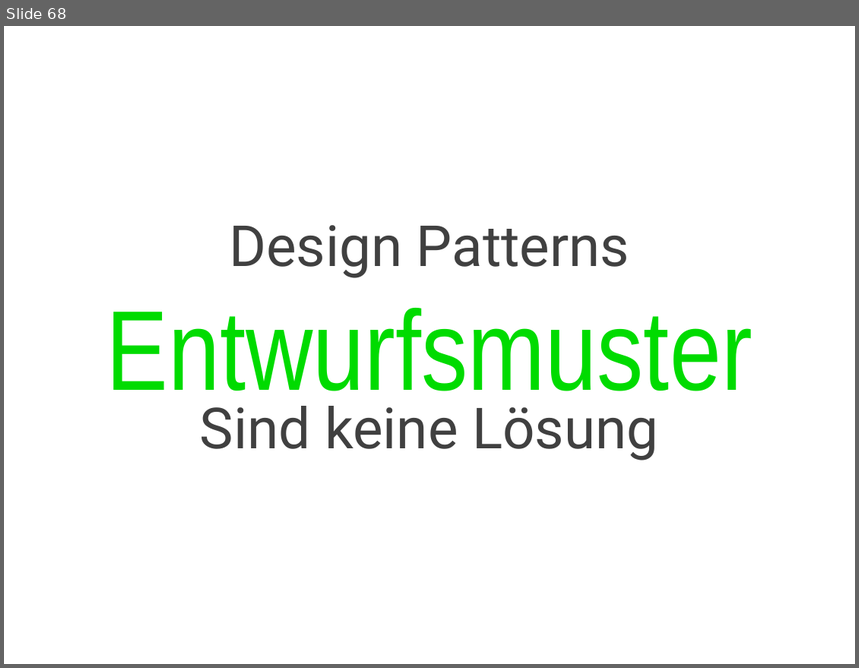
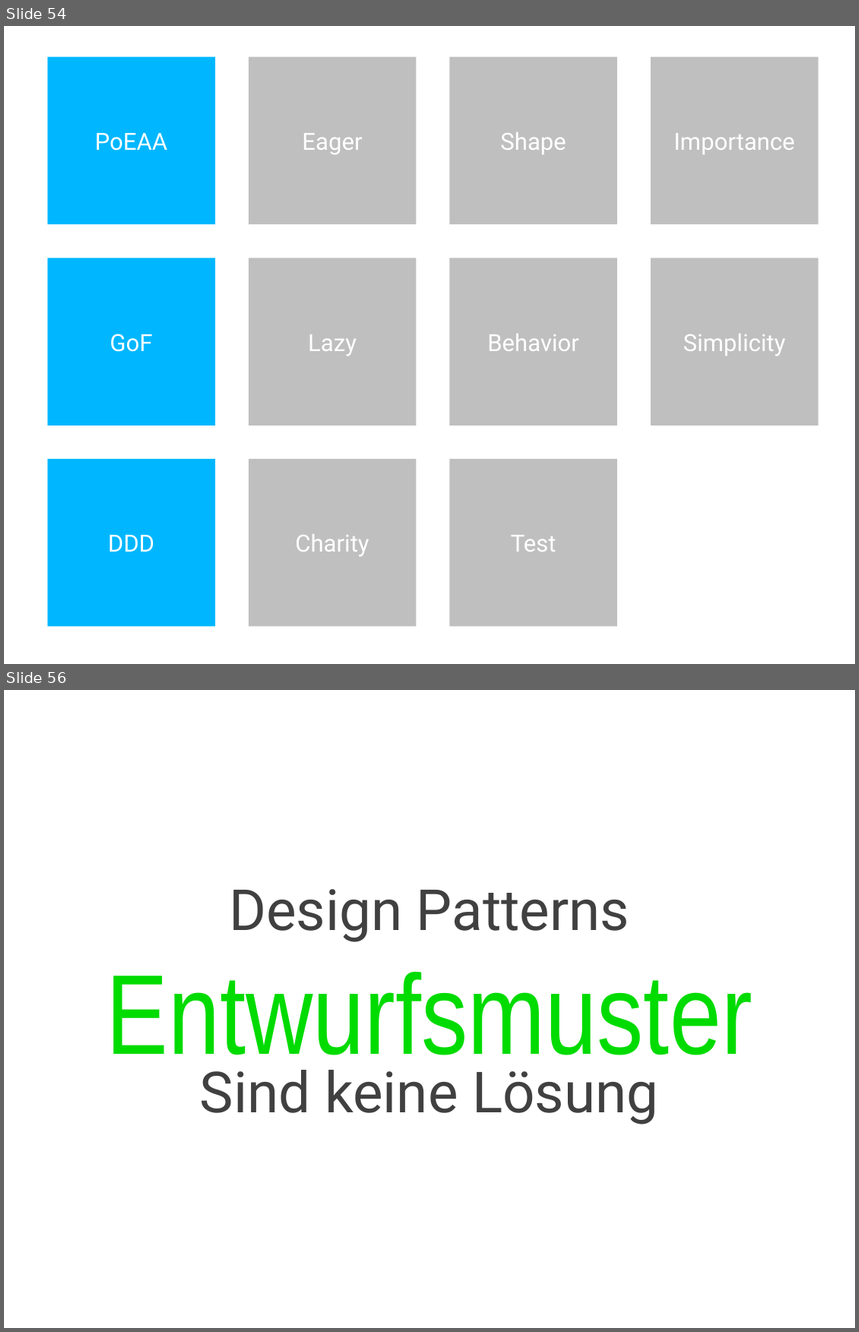
Before and after one commit to cessor/empathiccode, a slide deck: WeaselWords-DotnetDevCon.pptx. Shown one above the other, each under a label of ours: slide 68 before the commit, slides 54 and 56 after it; the slides between them are not shown. The pictures are 859x668 and 859x1332 pixels, drawn with LibreOffice and Linux fonts; fonts in the diff are those of the drawing. Boxes give left, top, right and bottom in pixels: in the first picture for what was removed or moved away, otherwise in the second. Text is boxed around its words. In the diff, an @@ line names an element or a change of style, - is before the commit and + after.

```diff
--- a/WeaselWords-DotnetDevCon.pptx
+++ b/WeaselWords-DotnetDevCon.pptx
@@ slide 54 added at <box>4,26,855,664</box>, background #FFFFFF @@
@@ rectangle added at <box>47,56,215,224</box>, fill #00B7FF, 20 pt, text #FFFFFF @@
+PoEAA
@@ rectangle added at <box>248,56,416,224</box>, fill #BFBFBF, 20 pt, text #FFFFFF @@
+Eager
@@ rectangle added at <box>450,56,618,224</box>, fill #BFBFBF, 20 pt, text #FFFFFF @@
+Shape
@@ rectangle added at <box>651,56,819,224</box>, fill #BFBFBF, 20 pt, text #FFFFFF @@
+Importance
@@ rectangle added at <box>47,259,215,426</box>, fill #00B7FF, 20 pt, text #FFFFFF @@
+GoF
@@ rectangle added at <box>248,259,416,426</box>, fill #BFBFBF, 20 pt, text #FFFFFF @@
+Lazy
@@ rectangle added at <box>450,259,618,426</box>, fill #BFBFBF, 20 pt, text #FFFFFF @@
+Behavior
@@ rectangle added at <box>651,259,819,426</box>, fill #BFBFBF, 20 pt, text #FFFFFF @@
+Simplicity
@@ rectangle added at <box>47,459,215,627</box>, fill #00B7FF, 20 pt, text #FFFFFF @@
+DDD
@@ rectangle added at <box>248,459,416,627</box>, fill #BFBFBF, 20 pt, text #FFFFFF @@
+Charity
@@ rectangle added at <box>450,459,618,627</box>, fill #BFBFBF, 20 pt, text #FFFFFF @@
+Test
@@ what was slide 68 is now slide 56 @@
```
Also in this commit, not shown: 1 slide changed, 50 other slides added, 68 slides removed, 1 other file.
